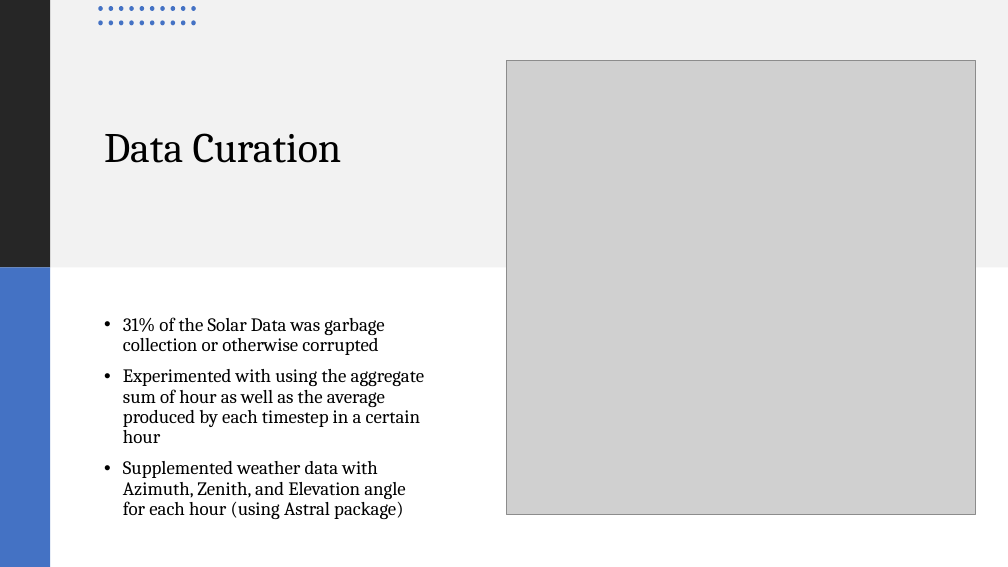
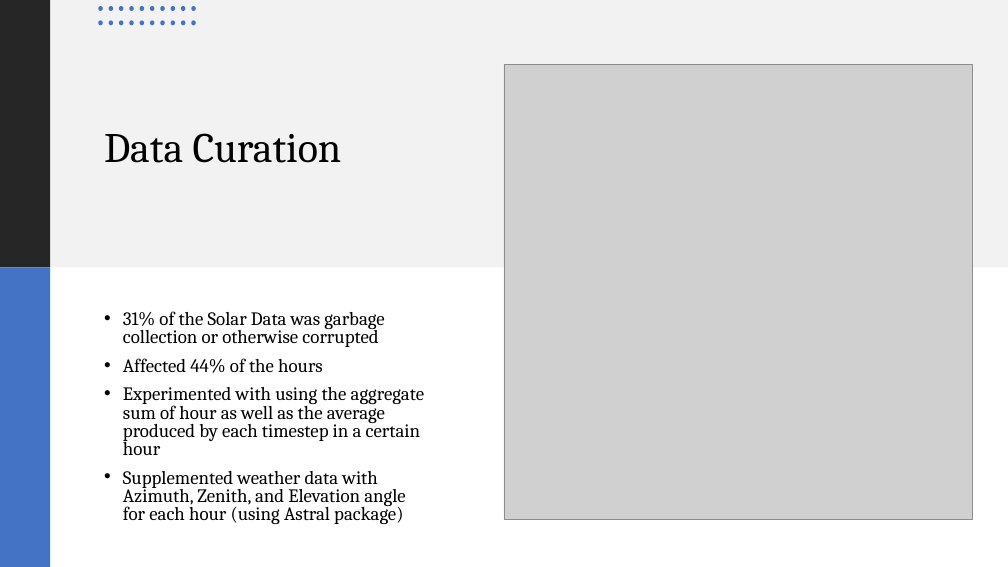
Before and after one commit to bradley-p/Solar_Energy_Forecasting, a slide deck: slide 3 of Reports:Notes/Midterm Presentation.pptx. Drawn at 1008x567 pixels with LibreOffice and Linux fonts; fonts in the diff are those of the drawing; grey boxes stand for pictures. Boxes give left, top, right and bottom in pixels: in the first picture for what was removed or moved away, otherwise in the second. Text is boxed around its words. In the diff, an @@ line names an element or a change of style, - is before the commit and + after.

Commit message:
Bug Fix in data_curating

```diff
--- a/Reports:Notes/Midterm Presentation.pptx
+++ b/Reports:Notes/Midterm Presentation.pptx
@@ picture: place and size @@
-picture at <box>507,60,975,515</box>
+picture at <box>504,65,973,520</box>
@@ text at <box>123,311,424,524</box>: line spacing 0.9 to 0.8 @@
@@ text at <box>123,358,323,373</box>: paragraph added @@
+• Affected 44% of the hours
```
Also in this commit, not shown: 1 other slide changed, 1 slide added, 8 other files.
